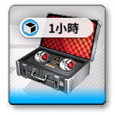
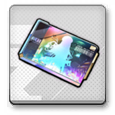
Layers edited between the first and the second 115 × 115 image:
added layer "圖層 38" above "65.6" over [14, 15, 103, 90]
hid "圖層 32" over [8, 7, 106, 105]
hid "圖層 26" over [8, 10, 106, 105]
